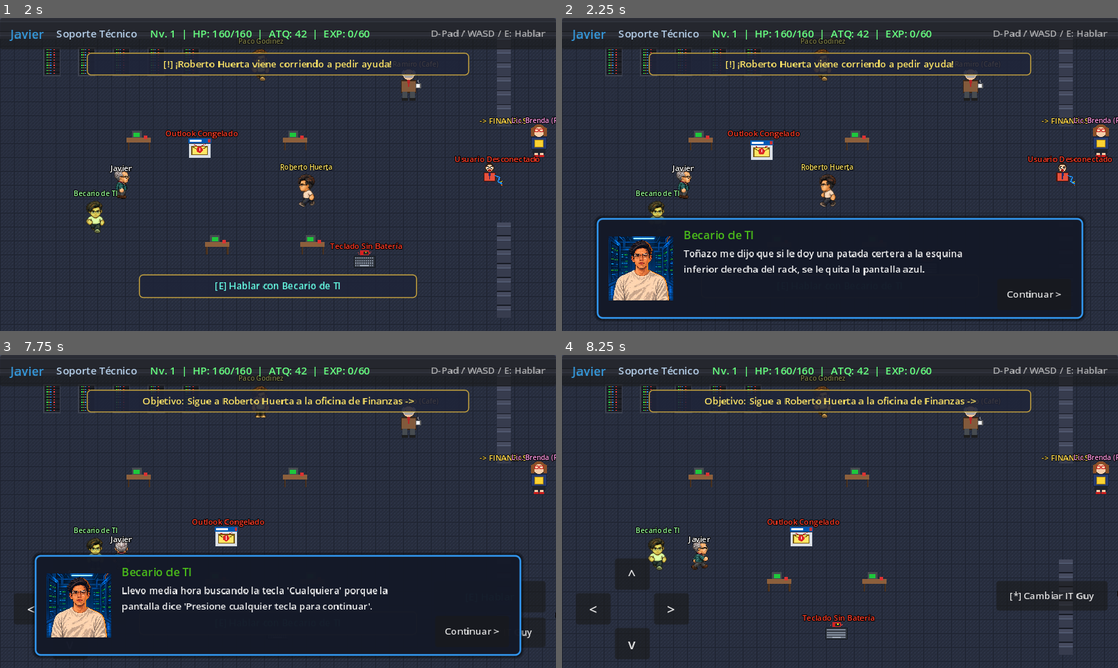
Above: before the commit, frames 1-4 (two rows, left to right).
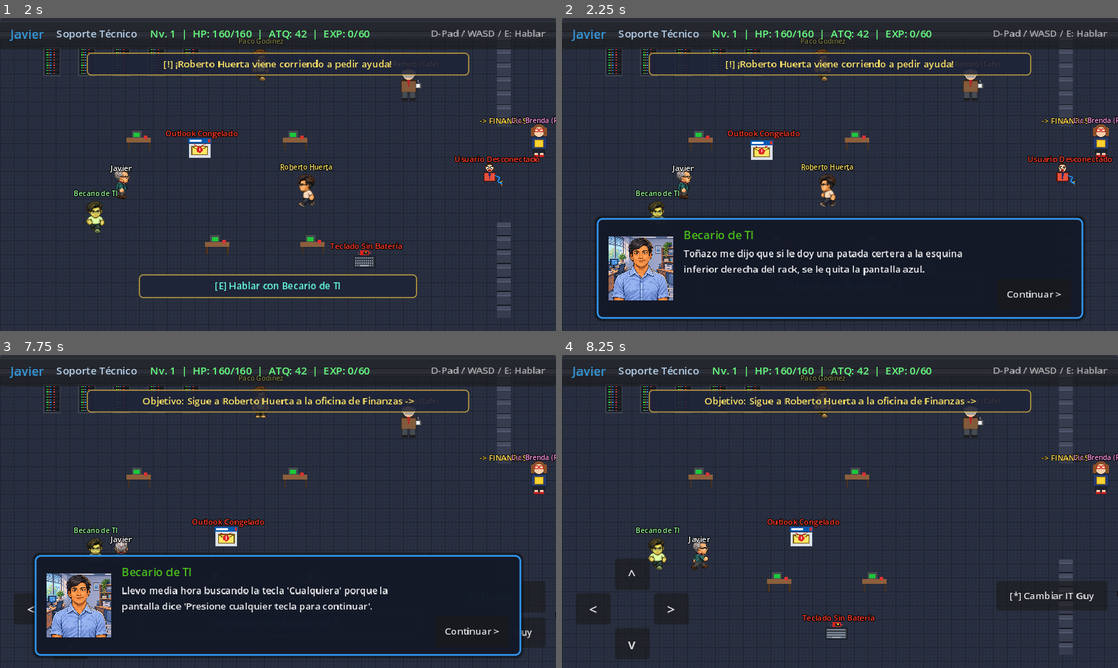
Above: after the commit, the same moments.

Repository: nevalova/it-adventures
Game: Godot game, scene res://scenes/title_screen.tscn
Same seed, same stepped clock (60 frames per second), same inputs: the game is played once before the commit and once after it.
Inputs (mouse positions are in pixels of both pictures, inside the frame that each line leads up to):
- Up to frame 1 (2 s): tap Space at 0.5, 0.6 s; move the mouse to (400, 158) at 0.52 s; hold Right (ui_right) 0.53-1.25 s; click (400, 158) at 0.67 s; tap Enter (ui_accept) at 0.77 s; click "> INICIAR AVENTURA CON ESTE H…" at 1.25 s
- Up to frame 2 (2.25 s): move the mouse to (728, 190) at 2.02 s; hold Down (ui_down) from 2.03 s (still down); tap E at 2.1 s
- Up to frame 3 (7.75 s): tap Enter (ui_accept) at 2.27, 3.77, 4.52, 5.27, 6.77, 7.52 s; move the mouse to (333, 442) at 2.77 s; release Down (ui_down) at 2.78 s; hold Right (ui_right) 2.78-3.53 s; tap Space every 1.5 s from 2.85 to 7.35 s; move the mouse to (250, 574) at 3.52 s; hold Up (ui_up) 3.53-4.28 s; tap E at 3.6, 5.1, 6.6 s; click (250, 574) at 3.67 s; move the mouse to (444, 558) at 4.27 s; hold Left (ui_left) 4.28-5.78 s; move the mouse to (111, 464) at 5.02 s; move the mouse to (305, 511) at 5.77 s; hold Down (ui_down) 5.78-6.53 s; click (305, 511) at 5.92 s; move the mouse to (194, 433) at 6.52 s; hold Right (ui_right) 6.53-7.28 s; move the mouse to (400, 495) at 7.27 s; hold Up (ui_up) from 7.28 s (still down)
- Up to frame 4 (8.25 s): move the mouse to (728, 527) at 8.02 s; release Up (ui_up) at 8.03 s; hold Right (ui_right) from 8.03 s (still down); tap E at 8.1 s; click (728, 527) at 8.17 s

Frame 1 is identical in both runs. In frame 2, 2.3% of the frame differs, in the area x 8-20%, y 69-91%; in frame 3, 2.3%; in frame 4, nothing differs.

Commit message:
Add official NPC portraits for Jefa de Finanzas, Mariana, Carlos, and PWA manifest

Diff:
--- a/scripts/overworld.gd
+++ b/scripts/overworld.gd
@@ -476,7 +476,7 @@
 			dialog_queue = [
 				{
 					"speaker": "Carlos (Facturación)",
-					"portrait": "res://assets/characters/npc_oficinista_hombre.png",
+					"portrait": "res://assets/characters/carlos_portrait.png",
 					"color": Color("#60a5fa"),
 					"text": (carlos_thanks % hero_name) if GameManager.printer_defeated else carlos_panic
 				}
@@ -485,7 +485,7 @@
 			dialog_queue = [
 				{
 					"speaker": "Mariana (Contabilidad)",
-					"portrait": "res://assets/characters/npc_oficinista_mujer.png",
+					"portrait": "res://assets/characters/mariana_portrait.png",
 					"color": Color("#34d399"),
 					"text": (mariana_thanks % hero_name) if GameManager.printer_defeated else mariana_panic
 				}
@@ -495,7 +495,7 @@
 			dialog_queue = [
 				{
 					"speaker": "Don Ramiro (El Decano)",
-					"portrait": "res://assets/characters/npc_don_ramiro.png",
+					"portrait": "res://assets/characters/don_ramiro_portrait.png",
 					"color": Color("#fbbf24"),
 					"text": q
 				}
@@ -505,7 +505,7 @@
 			dialog_queue = [
 				{
 					"speaker": "Lic. Brenda (RH)",
-					"portrait": "res://assets/characters/npc_lic_brenda.png",
+					"portrait": "res://assets/characters/lic_brenda_portrait.png",
 					"color": Color("#f472b6"),
 					"text": q
 				}
@@ -515,7 +515,7 @@
 			dialog_queue = [
 				{
 					"speaker": "Paco Godínez",
-					"portrait": "res://assets/characters/roberto_huerta_portrait.png",
+					"portrait": "res://assets/characters/carlos_portrait.png",
 					"color": Color("#facc15"),
 					"text": q
 				}
@@ -525,7 +525,7 @@
 			dialog_queue = [
 				{
 					"speaker": "Becario de TI",
-					"portrait": "res://assets/characters/novato_portrait.png",
+					"portrait": "res://assets/characters/becario_portrait.png",
 					"color": Color("#4ade80"),
 					"text": q
 				}
Binary file added: assets/characters/becario_portrait.png
Not shown, added: assets/characters/becario_portrait.png.import
Binary file added: assets/characters/carlos_portrait.png
Not shown, added: assets/characters/carlos_portrait.png.import
Binary file added: assets/characters/don_ramiro_portrait.png
Not shown, added: assets/characters/don_ramiro_portrait.png.import
Binary file added: assets/characters/jefa_finanzas_portrait.png
Not shown, added: assets/characters/jefa_finanzas_portrait.png.import
Binary file added: assets/characters/lic_brenda_portrait.png
Not shown, added: assets/characters/lic_brenda_portrait.png.import
Binary file added: assets/characters/mariana_portrait.png
Not shown, added: assets/characters/mariana_portrait.png.import
(and 5 more such lines)
